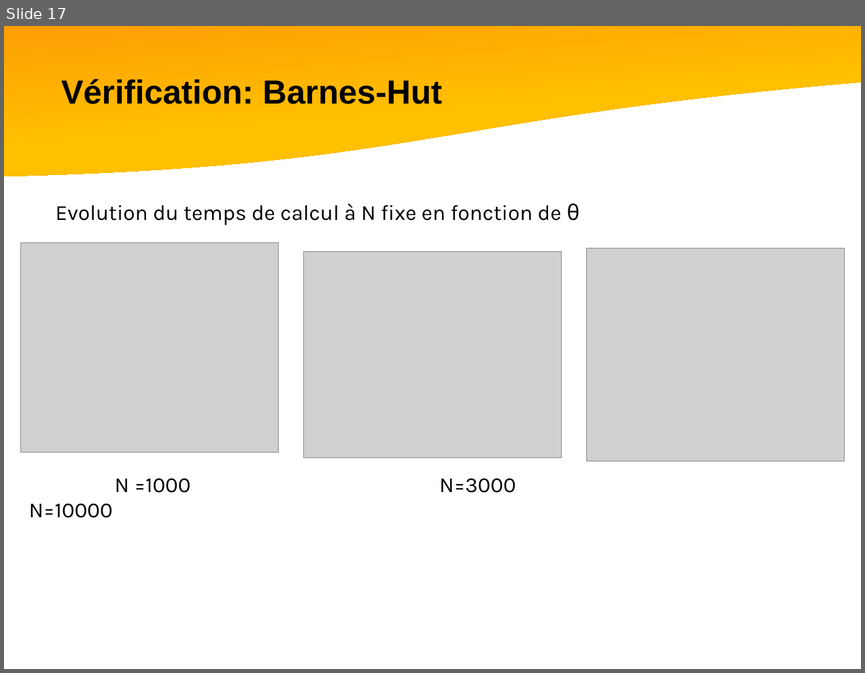
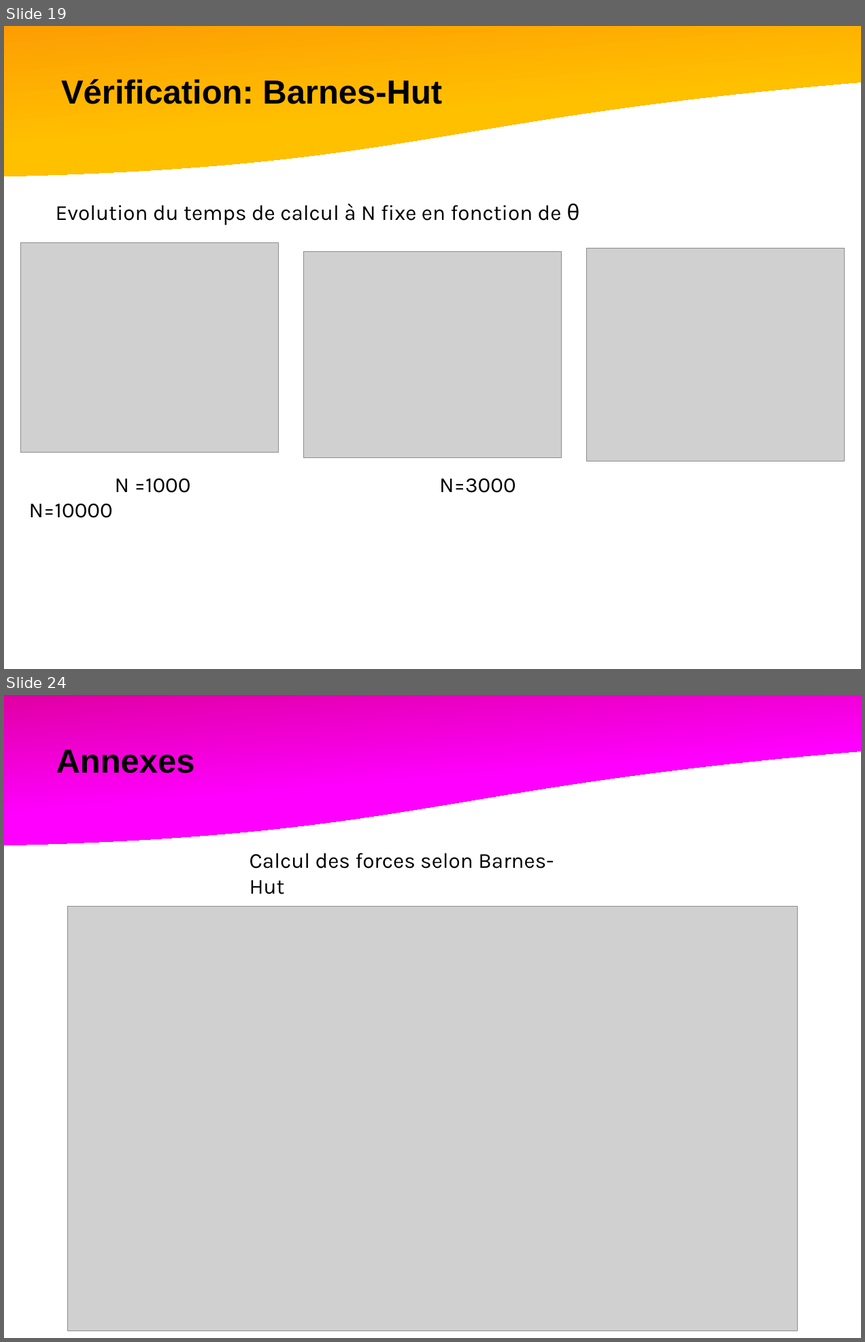
Before and after one commit to rfaucon2/TIPI_Spe, a slide deck: Diapo/TIPE-Spe.pptx. Shown one above the other, each under a label of ours: slide 17 before the commit, slides 19 and 24 after it; the slides between them are not shown. The pictures are 865x673 and 865x1342 pixels, drawn with LibreOffice and Linux fonts; fonts in the diff are those of the drawing; grey boxes stand for pictures. Boxes give left, top, right and bottom in pixels: in the first picture for what was removed or moved away, otherwise in the second. Text is boxed around its words. In the diff, an @@ line names an element or a change of style, - is before the commit and + after.

```diff
--- a/Diapo/TIPE-Spe.pptx
+++ b/Diapo/TIPE-Spe.pptx
@@ slide 24 added at bbox=[4, 695, 861, 1338], background #FFFFFF @@
@@ flow chart document added at bbox=[4, 695, 861, 858], fill gradient #CC0066 to #FF00FF @@
@@ text added at bbox=[56, 749, 195, 773], 28 pt, text #000000, bold @@
+Annexes
@@ text added at bbox=[249, 853, 553, 894], 18 pt, text #000000 @@
+Calcul des forces selon Barnes-Hut
@@ picture added at bbox=[67, 906, 798, 1331] @@
@@ what was slide 17 is now slide 19 @@
```
Also in this commit, not shown: 3 slides changed, 8 other slides added, 4 slides removed, 8 other files.
